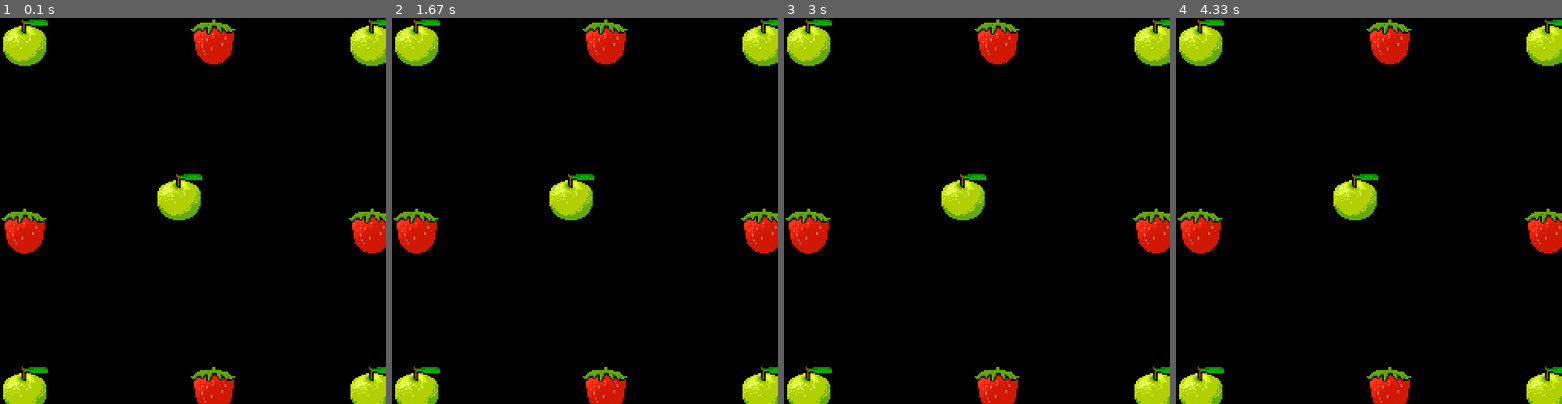
Above: before the commit, frames 1-4 (left to right).
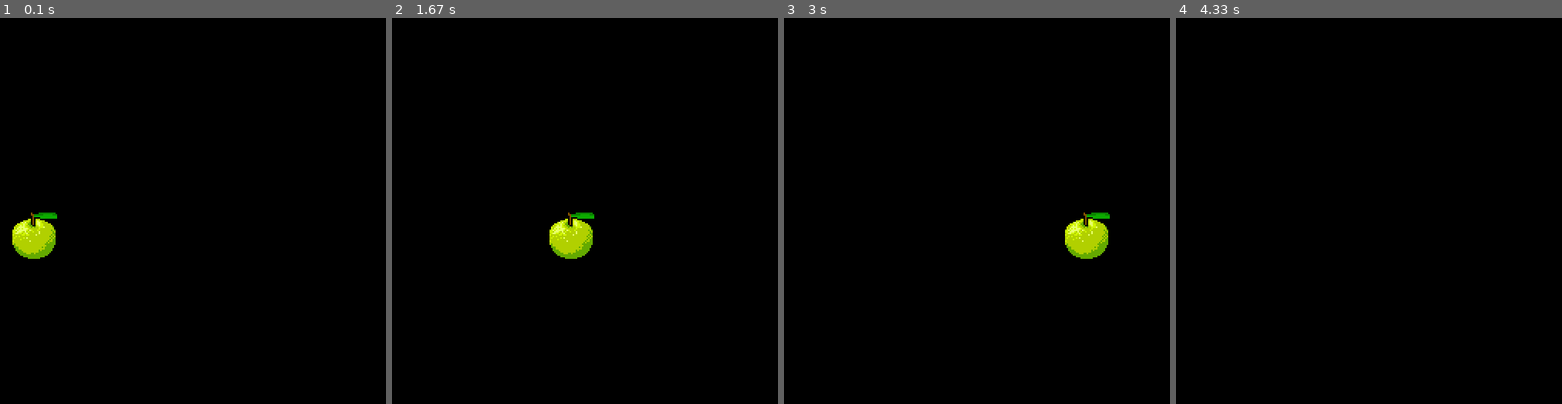
Above: after the commit, the same moments.

Repository: astevens246/pygame-tutorial
Game: pygame game, started from drawing-objects.py
The game is run twice, just before and just after one commit, with the same random seed, the same clock (stepped at 60 frames per second) and the same inputs.
Inputs:
- Up to frame 1 (0.1 s): no input
- Up to frame 2 (1.67 s): no input
- Up to frame 3 (3 s): no input
- Up to frame 4 (4.33 s): no input

The runs differ from the first frame. In frame 1, 8.3% of the frame differs, in the area x 0-100%, y 0-100%; in frame 2, 8.9%; in frame 3, 8.9%; in frame 4, 7.9%.

Commit message:
added motion and speed to my game

Diff:
--- a/drawing-objects.py
+++ b/drawing-objects.py
@@ -2,6 +2,8 @@
 
 # Import and initialize pygame
 import pygame
+# Get the clock
+clock = pygame.time.Clock()
 
 class GameObject(pygame.sprite.Sprite):
   def __init__(self, x, y, image):
@@ -19,16 +21,7 @@
 # Configure the screen
 screen = pygame.display.set_mode([500, 500])
 
-apple1 = GameObject(0, 0, 'apple.png')
-apple2 = GameObject(450, 0, 'apple.png')
-apple3 = GameObject(200, 200, 'apple.png')
-apple4 = GameObject(450, 450, 'apple.png')
-apple5 = GameObject(0, 450, 'apple.png')
-
-strawberry1 = GameObject(245, 0, 'strawberry.png')
-strawberry2 = GameObject(0, 245, 'strawberry.png')
-strawberry3 = GameObject(450, 245, 'strawberry.png')
-strawberry4 = GameObject(245, 450, 'strawberry.png')
+apple1 = GameObject(0, 250, 'apple.png')
 
 
 # Create the game loop
@@ -42,19 +35,12 @@
   screen.fill((0, 0, 0))
 
   # Draw the box object
+  apple1.x += 2
   apple1.render(screen)
-  apple2.render(screen)
-  apple3.render(screen)
-  apple4.render(screen)
-  apple5.render(screen)
-
-  strawberry1.render(screen)
-  strawberry2.render(screen)
-  strawberry3.render(screen)
-  strawberry4.render(screen)
 
   # Update the window
   pygame.display.flip()
+  clock.tick(60)
 
 # Quit pygame when the loop exits
 pygame.quit()
